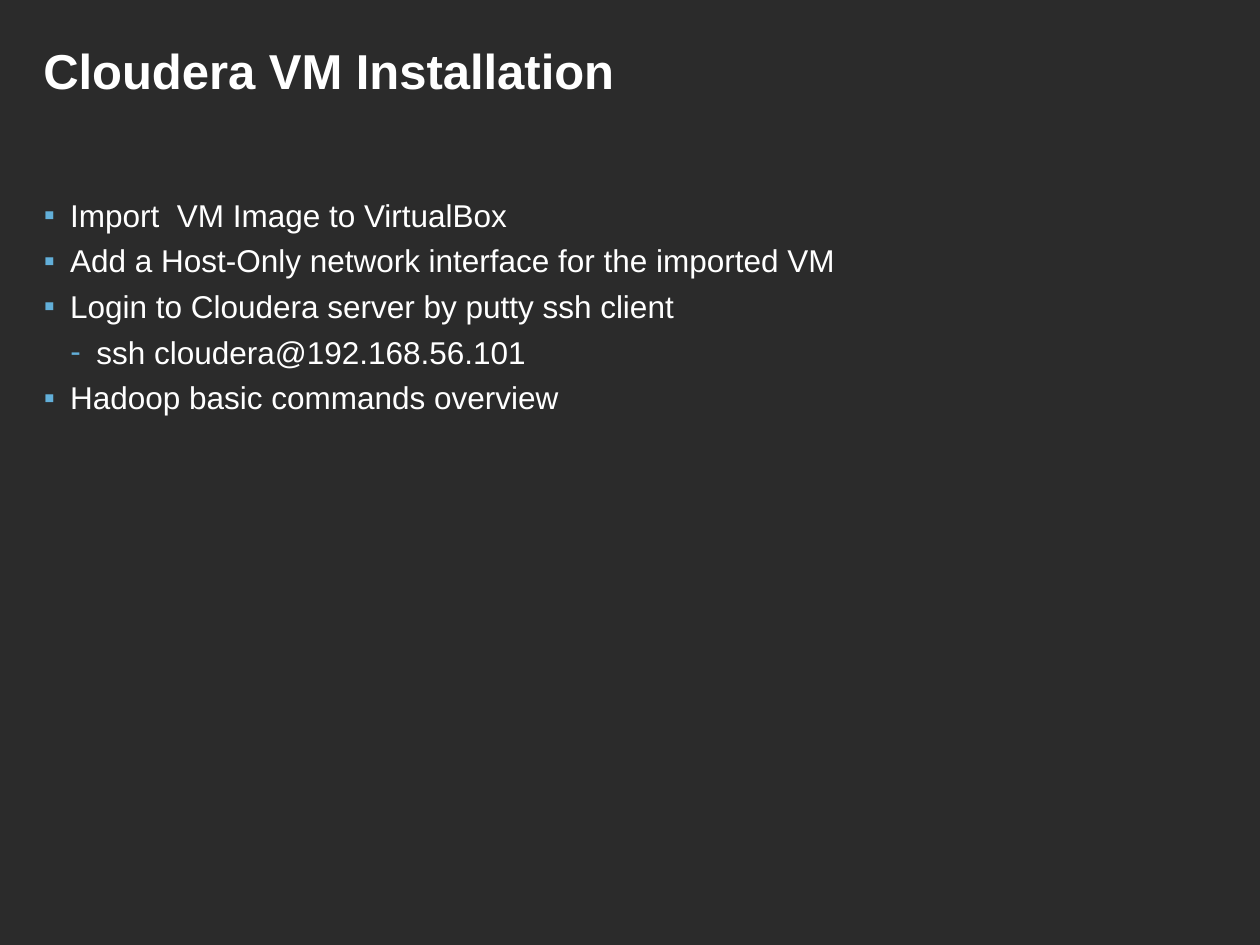
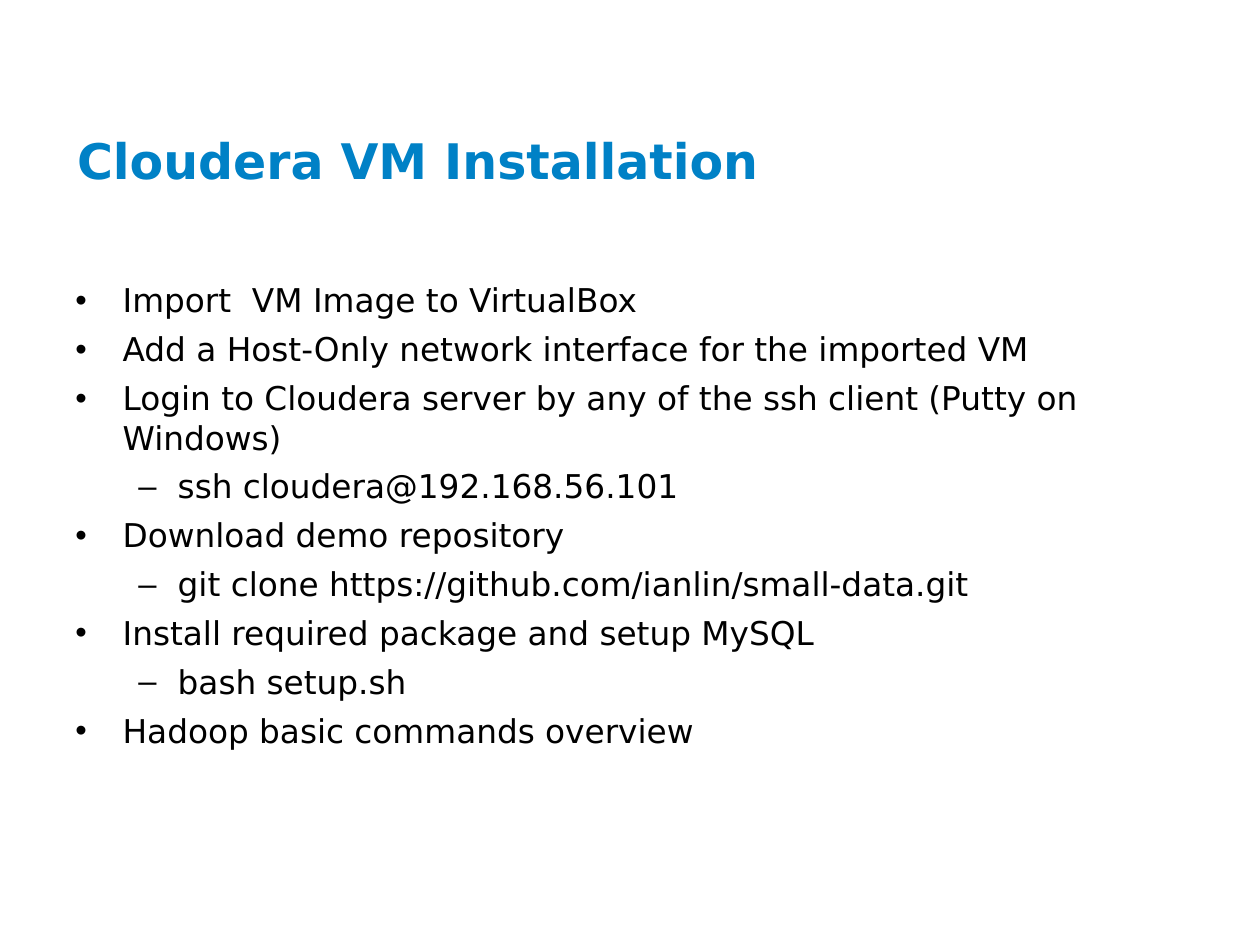
Before and after one commit to ianlin/small-data, a slide deck: slide 5 of training/data_etl.ppt. Drawn at 1260x945 pixels with LibreOffice and Linux fonts; fonts in the diff are those of the drawing; background and template pictures are left out; a plain dark background stands for a picture behind light text. Boxes give left, top, right and bottom in pixels: in the first picture for what was removed or moved away, otherwise in the second. Text is boxed around its words. In the diff, an @@ line names an element or a change of style, - is before the commit and + after.

```diff
--- a/training/data_etl.ppt
+++ b/training/data_etl.ppt
@@ background picture (left out) to #FFFFFF @@
@@ title "Cloudera VM Installation" moved from (x1=43, y1=53, x2=614, y2=90) to (x1=77, y1=141, x2=758, y2=180) @@
@@ title "Cloudera VM Installation" at (x1=77, y1=141, x2=758, y2=180): font Arial to DejaVu Sans, text colour #FFFFFF to #0081C6; vertical alignment top to middle @@
@@ text "Import VM Image to VirtualBox" moved from (x1=70, y1=204, x2=834, y2=415) to (x1=123, y1=287, x2=1078, y2=750) @@
@@ text at (x1=123, y1=287, x2=1029, y2=750): size 18 to 18.7 pt, font Arial to DejaVu Sans, text colour #FFFFFF to #000000 in "Import VM Image to VirtualBox", "Add a Host-Only network interface for the ...", "ssh cloudera@192.168.56.101", "Hadoop basic commands overview"; bullet ▪ to •; more space between paragraphs; bullet colour #62AFD9 to #000000; bullet - to – @@
@@ text at (x1=123, y1=385, x2=1078, y2=455): text changed; size 18 to 18.7 pt; font Arial to DejaVu Sans; text colour #FFFFFF to #000000 @@
-▪ Login to Cloudera server by putty ssh client
+• Login to Cloudera server by any of the ssh client (Putty on Windows)
@@ text at (x1=123, y1=522, x2=968, y2=701): paragraphs added @@
+• Download demo repository
+  – git clone https://github.com/ianlin/small-data.git
+• Install required package and setup MySQL
+  – bash setup.sh
```
Also in this commit, not shown: 17 other slides changed, 9 slides added, 14 slides removed.
